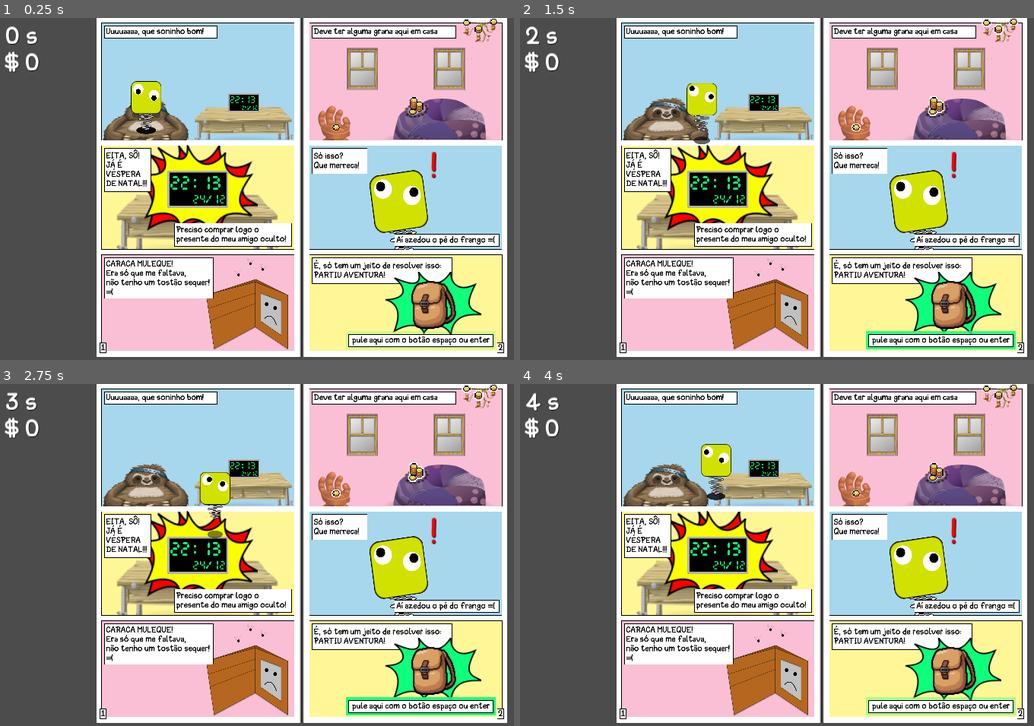
Above: before the commit, frames 1-4 (two rows, left to right).
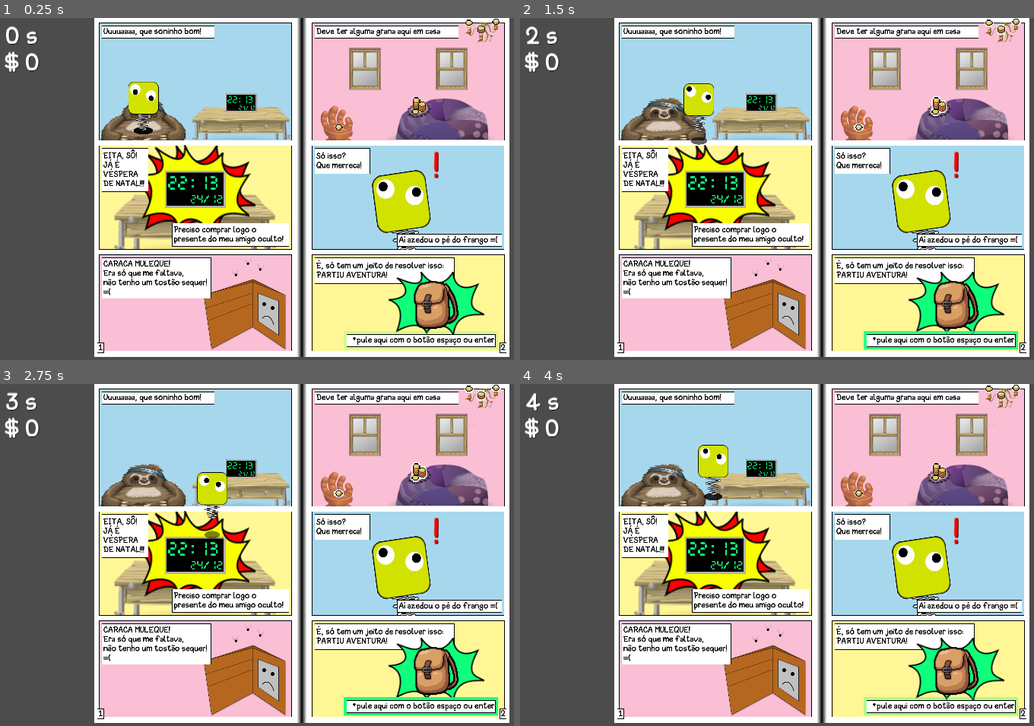
Above: after the commit, the same moments.

Repository: gilzoide/dindim-pro-presentim
Game: Godot game, scene res://Main.tscn
Same seed, same stepped clock (60 frames per second), same inputs: the game is played once before the commit and once after it.
Inputs:
- Up to frame 1 (0.25 s): no input
- Up to frame 2 (1.5 s): hold D (move_right) 0.53-1.28 s; hold Space (pulo) 0.53-1.28 s; hold S (move_down) from 1.28 s (still down); tap Space (pulo) at 1.35 s
- Up to frame 3 (2.75 s): tap Space (pulo) at 1.52, 1.82 s; release S (move_down) at 2.03 s; hold D (move_right) from 2.03 s (still down); hold Space (pulo) from 2.03 s (still down)
- Up to frame 4 (4 s): release D (move_right) at 2.78 s; release Space (pulo) at 2.78 s; hold W (move_up) 2.78-3.53 s; tap Space (pulo) at 2.85, 3.02, 3.32 s; hold A (move_left) from 3.53 s (still down); hold Space (pulo) from 3.53 s (still down)

The runs differ from the first frame. In frame 1, 16% of the frame differs, in the area x 18-100%, y 0-100%; in frame 2, 16%; in frame 3, 16%; in frame 4, 16%.

Commit message:
Move jogador pro Gibi, add Area2D pra sacar quando precisa passar página

Diff:
--- a/Main.tscn
+++ b/Main.tscn
@@ -1,5 +1,6 @@
-[gd_scene load_steps=5 format=2]
+[gd_scene load_steps=6 format=2]
 
+[ext_resource path="res://Player/Player.tscn" type="PackedScene" id=1]
 [ext_resource path="res://Pagina/Gibi.tscn" type="PackedScene" id=2]
 [ext_resource path="res://Pagina/Pagina2.tscn" type="PackedScene" id=3]
 [ext_resource path="res://UI/HUD.tscn" type="PackedScene" id=4]
@@ -8,7 +9,12 @@
 [node name="Spatial" type="Node"]
 
 [node name="Gibi" parent="." instance=ExtResource( 2 )]
+margin_left = -32.0
+margin_right = 32.0
 pages = [ ExtResource( 5 ), ExtResource( 3 ) ]
+
+[node name="Player" parent="Gibi" instance=ExtResource( 1 )]
+position = Vector2( 32, 0 )
 
 [node name="Camera2D" type="Camera2D" parent="."]
 position = Vector2( 0, 1011.84 )
--- /dev/null
+++ b/Pagina/BordaDeControlArea.tscn
@@ -0,0 +1,12 @@
+[gd_scene load_steps=2 format=2]
+
+[ext_resource path="res://Pagina/BordaDeControl.gd" type="Script" id=1]
+
+[node name="BordaDeControl" type="Area2D"]
+collision_layer = 0
+script = ExtResource( 1 )
+width = 0.0
+
+[node name="CollisionPolygon2D" type="CollisionPolygon2D" parent="."]
+build_mode = 1
+polygon = PoolVector2Array( 0, 0, 0, 0, 0, 0, 0, 0 )
--- a/Pagina/Gibi.gd
+++ b/Pagina/Gibi.gd
@@ -4,12 +4,9 @@
 export(Array, PackedScene) var pages : Array = []
 
 onready var page_holder_left = $PageHolderLeft
-#onready var page_holder_left_viewport = $PageHolderLeft/Viewport
-#onready var page_holder_left_viewport_container = $PageHolderLeft/ViewportContainer
 onready var page_holder_right = $PageHolderRight
-#onready var page_holder_right_viewport = $PageHolderRight/Viewport
-#onready var page_holder_right_viewport_container = $PageHolderRight/ViewportContainer
 onready var tween = $Tween
+onready var player = $Player
 
 var page_left : Control = null
 var page_right : Control = null
@@ -19,9 +16,14 @@
     assert(pages.size() % 2 == 0, "Número de páginas deve ser par!!!")
     page_left = pages.pop_front().instance()
     page_holder_left.add_child(page_left)
+    player.global_position = page_left.player_position.global_position
 
     page_right = pages.pop_front().instance()
     page_holder_right.add_child(page_right)
+    page_right.connect("pula_pagina", self, "_pula_pagina")
+
+func _pula_pagina():
+    pass
 
 #    yield(get_tree().create_timer(2), "timeout")
 #    turn_page()
--- a/Pagina/Gibi.tscn
+++ b/Pagina/Gibi.tscn
@@ -2,7 +2,7 @@
 
 [ext_resource path="res://Pagina/Pagina2.tscn" type="PackedScene" id=1]
 [ext_resource path="res://Pagina/Gibi.gd" type="Script" id=2]
-[ext_resource path="res://Pagina/BordaDeControl.tscn" type="PackedScene" id=3]
+[ext_resource path="res://Pagina/BordaDeControlStatic.tscn" type="PackedScene" id=3]
 [ext_resource path="res://Pagina/EntrePaginasGradient.tres" type="Texture" id=4]
 
 [node name="Gibi" type="TextureRect"]
--- /dev/null
+++ b/Pagina/Pagina.gd
@@ -0,0 +1,27 @@
+extends Control
+
+const PLAYER_LAYER_BIT = 0
+
+signal pula_pagina()
+signal player_pulou()
+
+export(NodePath) var player_position_path
+var player_position
+var player
+
+func _ready() -> void:
+    if player_position_path:
+        player_position = get_node(player_position_path)
+
+func _on_Player_na_area(body : PhysicsBody2D) -> void:
+    if body.get_collision_layer_bit(PLAYER_LAYER_BIT):
+        player = body
+        player.connect("comecou_pular", self, "emit_signal", ["player_pulou"])
+
+func _on_Player_fora_da_area(body : PhysicsBody2D) -> void:
+    if body.get_collision_layer_bit(PLAYER_LAYER_BIT):
+        assert(player != null and player == body)
+        player.disconnect("comecou_pular", self, "emit_signal")
+
+func _pula_pagina():
+    emit_signal("pula_pagina")
--- a/Pagina/Pagina1.tscn
+++ b/Pagina/Pagina1.tscn
@@ -4,27 +4,28 @@
 [ext_resource path="res://Texturas/Bubble.svg" type="Texture" id=2]
 [ext_resource path="res://Texturas/glitch-furniture/furniture_bed_sloth_bed.svg" type="Texture" id=3]
 [ext_resource path="res://Pagina/FundoPagina.tscn" type="PackedScene" id=4]
-[ext_resource path="res://Player/Player.tscn" type="PackedScene" id=5]
 [ext_resource path="res://Texturas/glitch-furniture/furniture_desk.svg" type="Texture" id=6]
 [ext_resource path="res://Pagina/Relogio.tscn" type="PackedScene" id=7]
 [ext_resource path="res://Texturas/EmptyWallet.png" type="Texture" id=8]
 [ext_resource path="res://UI/PageTheme.tres" type="Theme" id=9]
 [ext_resource path="res://Pagina/CaixaTexto.tscn" type="PackedScene" id=10]
 [ext_resource path="res://Pagina/NumeroPaginaEsquerda.tscn" type="PackedScene" id=11]
+[ext_resource path="res://Pagina/Pagina.gd" type="Script" id=12]
 
-[node name="Pagina0" type="Control"]
+[node name="Pagina1" type="Control"]
 theme = ExtResource( 9 )
+script = ExtResource( 12 )
 __meta__ = {
 "_edit_use_anchors_": false
 }
+player_position_path = NodePath("FundoPagina/PlayerPosition2D")
 
 [node name="FundoPagina" parent="." instance=ExtResource( 4 )]
 anchor_right = 0.0
 margin_right = 1280.0
 
-[node name="Player" parent="FundoPagina" instance=ExtResource( 5 )]
-position = Vector2( 313.366, 479.488 )
-z_index = 100
+[node name="PlayerPosition2D" type="Position2D" parent="FundoPagina"]
+position = Vector2( 311.28, 481.846 )
 
 [node name="QuadroAcordando" parent="FundoPagina" instance=ExtResource( 1 )]
 self_modulate = Color( 0.654902, 0.843137, 0.929412, 1 )
--- a/Pagina/Pagina2.tscn
+++ b/Pagina/Pagina2.tscn
@@ -14,9 +14,12 @@
 [ext_resource path="res://Texturas/farm tool icons outlined calciumtrice - backpack.png" type="Texture" id=12]
 [ext_resource path="res://Texturas/Bubble.svg" type="Texture" id=13]
 [ext_resource path="res://Pagina/NumeroPaginaDireita.tscn" type="PackedScene" id=14]
-
-[node name="Pagina1" type="Control"]
+[ext_resource path="res://Pagina/BordaDeControlArea.tscn" type="PackedScene" id=15]
+[ext_resource path="res://Pagina/Pagina.gd" type="Script" id=16]
+
+[node name="Pagina2" type="Control"]
 theme = ExtResource( 9 )
+script = ExtResource( 16 )
 __meta__ = {
 "_edit_use_anchors_": false
 }
@@ -230,12 +233,12 @@
 anchor_top = 1.0
 anchor_right = 1.0
 anchor_bottom = 1.0
-margin_left = -962.0
+margin_left = -991.0
 margin_top = -91.0
 margin_right = -64.0
 margin_bottom = -32.0
-text = "pule aqui com o botão espaço ou enter"
-align = 1
+text = "*pule aqui com o botão espaço ou enter"
+align = 2
 
 [node name="GlowingRect" type="ColorRect" parent="FundoPagina/QuadroBoraLa/PuleAqui"]
 show_behind_parent = true
@@ -251,4 +254,10 @@
 "_edit_use_anchors_": false
 }
 
+[node name="BordaDeControl" parent="FundoPagina/QuadroBoraLa/PuleAqui" instance=ExtResource( 15 )]
+controlPath = NodePath("../../../../../Pagina2/FundoPagina/QuadroBoraLa/PuleAqui/GlowingRect")
+
 [node name="NumeroPaginaDireita" parent="FundoPagina" instance=ExtResource( 14 )]
+[connection signal="player_pulou" from="." to="." method="_pula_pagina"]
+[connection signal="body_entered" from="FundoPagina/QuadroBoraLa/PuleAqui/BordaDeControl" to="." method="_on_Player_na_area"]
+[connection signal="body_exited" from="FundoPagina/QuadroBoraLa/PuleAqui/BordaDeControl" to="." method="_on_Player_fora_da_area"]
--- a/Pagina/Quadro.tscn
+++ b/Pagina/Quadro.tscn
@@ -1,7 +1,8 @@
 [gd_scene load_steps=3 format=2]
 
-[ext_resource path="res://Pagina/BordaDeControl.tscn" type="PackedScene" id=1]
+[ext_resource path="res://Pagina/BordaDeControlStatic.tscn" type="PackedScene" id=1]
 [ext_resource path="res://Texturas/Retangulo.png" type="Texture" id=2]
+
 
 [node name="Quadro" type="TextureRect"]
 margin_right = 40.0
--- a/Player/Player.gd
+++ b/Player/Player.gd
@@ -5,6 +5,9 @@
 export(Resource) var score
 export(float) var linearVelocity: float = 100
 export(bool) var start_pulando = true
+
+signal comecou_pular()
+signal terminou_pular()
 
 var direction = Vector2.ZERO
 var pulando = false
@@ -61,7 +64,10 @@
 
 func _pulo_started():
     set_collision_mask_bit(INIMIGO_LAYER_BIT, false)
+    emit_signal("comecou_pular")
 
 func _pulo_ended():
+    yield(get_tree(), "idle_frame")
     set_collision_mask_bit(INIMIGO_LAYER_BIT, not blinking)
     pulando = false
+    emit_signal("terminou_pular")
Renamed: Pagina/BordaDeControl.tscn -> Pagina/BordaDeControlStatic.tscn
Not shown: 1 places in Pagina/Pagina2.tscn that only renumber resources
